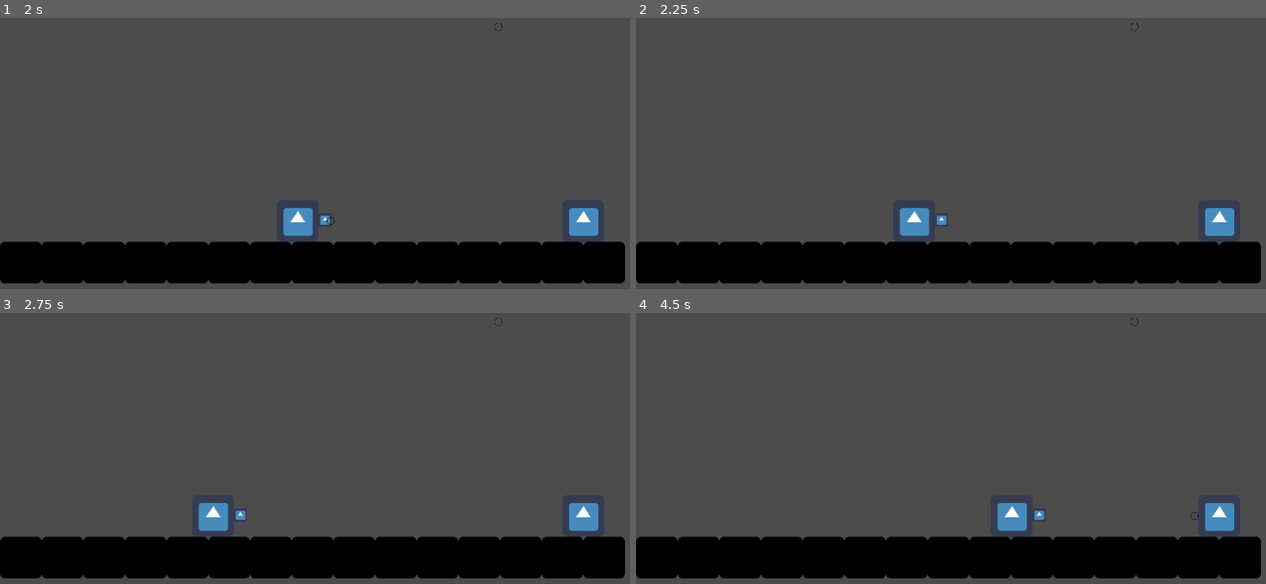
Above: before the commit, frames 1-4 (two rows, left to right).
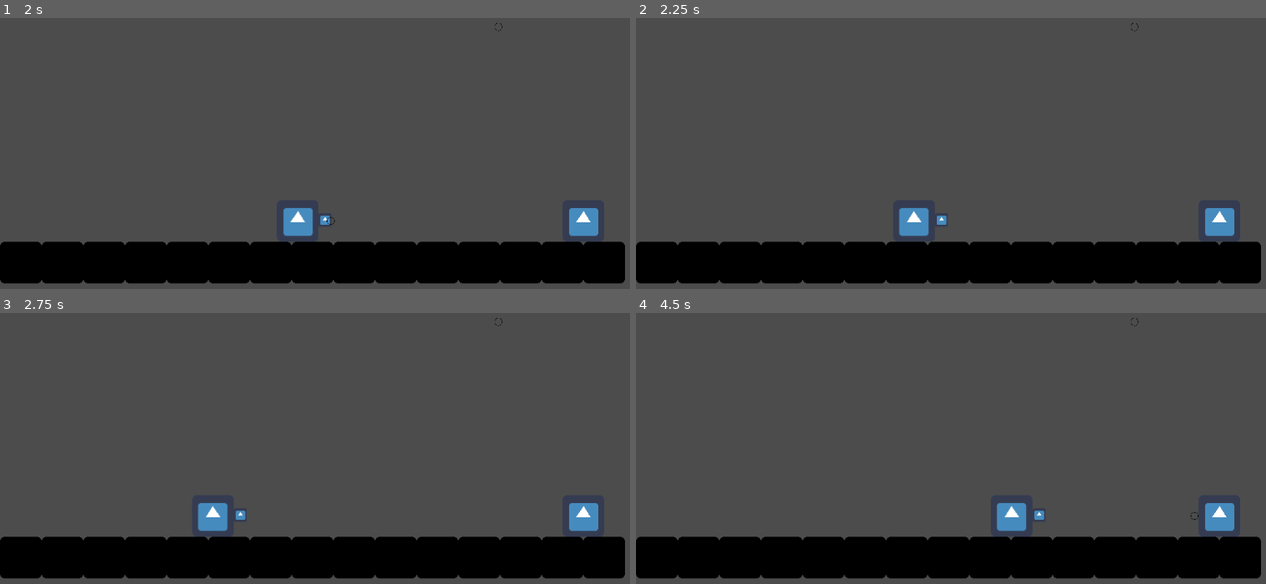
Above: after the commit, the same moments.

Repository: guimafelipe/LD45
Game: Godot game, scene res://Levels/Level1.tscn
Two runs of this game, one before a commit and one after it. Both use one fixed random seed, a clock stepped at 60 frames per second and the inputs below. The engine's default icon, where the game draws it, is replaced by a stand-in: a white triangle on a blue panel in a dark square.
Inputs (mouse positions are in pixels of both pictures, inside the frame that each line leads up to):
- Up to frame 1 (2 s): tap Enter at 0.5 s; move the mouse to (478, 104) at 0.52 s; hold S (s) 0.53-1.28 s; hold Right (ui_right) from 0.53 s (still down); tap Space (jump) at 0.77, 1.52 s; move the mouse to (201, 145) at 1.27 s; tap S (s) at 1.35 s
- Up to frame 2 (2.25 s): move the mouse to (1032, 39) at 2.02 s; release Right (ui_right) at 2.03 s; hold Left (ui_left) from 2.03 s (still down); hold S (s) from 2.03 s (still down); click (1032, 39) at 2.1 s
- Up to frame 3 (2.75 s): keep holding Left (ui_left); keep holding S (s)
- Up to frame 4 (4.5 s): move the mouse to (938, 497) at 2.77 s; release Left (ui_left) at 2.78 s; release S (s) at 2.78 s; hold Right (ui_right) 2.78-4.28 s; tap W (w) at 2.85 s; tap Space (jump) at 3.02, 3.77 s; tap S (s) at 3.05, 4.35 s; move the mouse to (1171, 478) at 3.52 s; hold S (s) 3.53-4.28 s; move the mouse to (768, 361) at 4.27 s; hold Left (ui_left) from 4.28 s (still down)

Frame 1 is identical in both runs. In frame 2, less than 0.1% of the frame differs, in the area x 41-47%, y 70-81%; in frame 3, less than 0.1%; in frame 4, less than 0.1%.
Error before the commit: Parse Error: Indented block expected after declaration of "flip" function. (res://Scripts/Pistola.gd:29)
Error after the commit: Invalid operands 'Vector2' and 'int' in operator '<'. (res://Scripts/Jeremias.gd:92)

Commit message:
adding arts

Diff:
--- a/Scripts/Jeremias.gd
+++ b/Scripts/Jeremias.gd
@@ -22,6 +22,13 @@
 		is_flipped = true
 	else:
 		motion.x = 0
+
+	if is_flipped:
+		$Sprite.flip_h = true
+	else:
+		$Sprite.flip_h = false
+
+	flip_gun(is_flipped)
 
 	if Input.is_action_pressed("w"):
 		gun_rotation -= delta*GUN_ROTATION_SPEED
@@ -77,6 +84,14 @@
 			if $Faca.transform.x > 0:
 				$Faca.transform.x *= -1
 		if $Pistola.visible:
-			$Pistola.flip(true)
+			$Pistola.flipped = true
 		if $Metralhadora.visible:
-			$Metralhadora.flip(true)
+			$Metralhadora.flipped = true
+	else:
+		if $Faca.visible :
+			if $Faca.transform.x < 0:
+				$Faca.transform.x *= -1
+		if $Pistola.visible:
+			$Pistola.flipped = false
+		if $Metralhadora.visible:
+			$Metralhadora.flipped = false
--- a/Scripts/Metralhadora.gd
+++ b/Scripts/Metralhadora.gd
@@ -52,3 +52,9 @@
 
 func _on_TimerRajada_timeout():
 	start_rajada()
+
+func _process(delta):
+	if flipped:
+		$Sprite.flip_v = true
+	else:
+		$Sprite.flip_v = false
--- a/Scripts/Pistola.gd
+++ b/Scripts/Pistola.gd
@@ -25,4 +25,8 @@
 func _on_Timer_timeout():
 	can_shoot = true
 
-func flip(to_left):
+func _process(delta):
+	if flipped:
+		$Sprite.flip_v = true
+	else:
+		$Sprite.flip_v = false
Binary file added: Art/Protagonista_quadrado_desenho/conjuntoArma.png
Not shown, added: Art/Protagonista_quadrado_desenho/conjuntoArma.png.import
Binary file added: Art/Protagonista_quadrado_desenho/conjuntoFaca.png
Not shown, added: Art/Protagonista_quadrado_desenho/conjuntoFaca.png.import
Binary file added: Art/Protagonista_quadrado_desenho/conjuntoMetranca.png
Not shown, added: Art/Protagonista_quadrado_desenho/conjuntoMetranca.png.import
Not shown, added: Art/Protagonista_quadrado_desenho/desenho-posicoes.txt
Binary file added: Art/Protagonista_quadrado_desenho/justBalaBazuka.png
Not shown, added: Art/Protagonista_quadrado_desenho/justBalaBazuka.png.import
Binary file added: Art/Protagonista_quadrado_desenho/justBazuka.png
Not shown, added: Art/Protagonista_quadrado_desenho/justBazuka.png.import
Binary file added: Art/Protagonista_quadrado_desenho/justGun.png
(and 47 more such lines)
